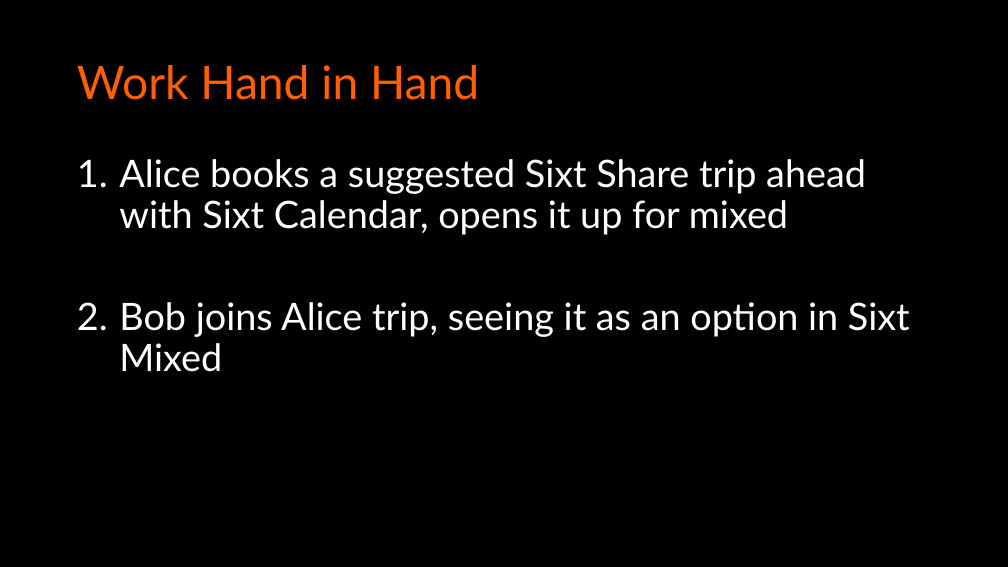
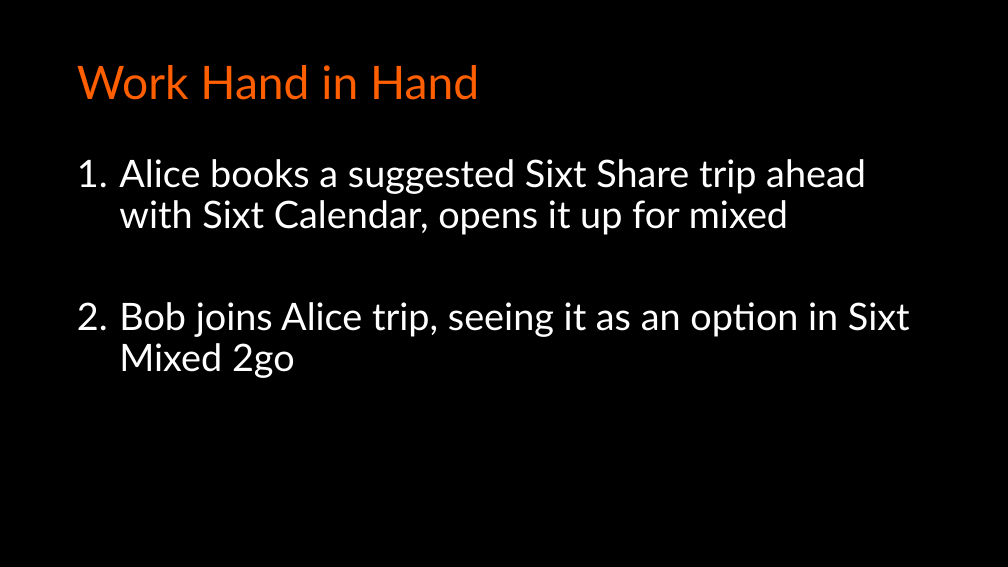
Before and after one commit to travistang/SixtMixed, a slide deck: slide 6 of Presentation.pptx. Drawn at 1008x567 pixels with LibreOffice and Linux fonts; fonts in the diff are those of the drawing. Boxes give left, top, right and bottom in pixels: in the first picture for what was removed or moved away, otherwise in the second. Text is boxed around its words. In the diff, an @@ line names an element or a change of style, - is before the commit and + after.

```diff
--- a/Presentation.pptx
+++ b/Presentation.pptx
@@ text at [119, 302, 910, 378]: text changed @@
-2. Bob joins Alice trip, seeing it as an option in Sixt Mixed
+2. Bob joins Alice trip, seeing it as an option in Sixt Mixed 2go
```
Also in this commit, not shown: 2 other slides changed.
